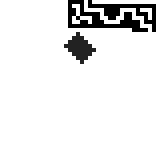
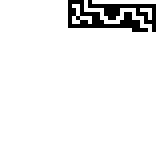
Revision of a layered 160 × 160 image; what changed, layer by layer:
painted on "Layer 2" over [64, 32, 96, 64]
